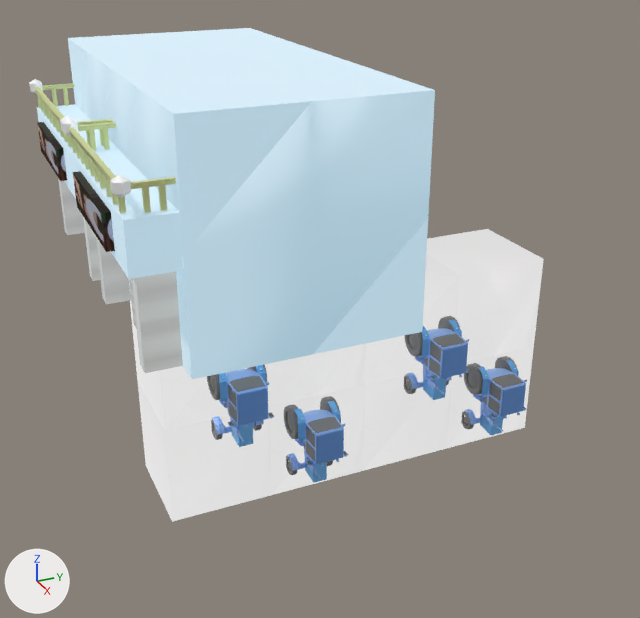
A saved change to the OBJ model static/models/1100_1001.obj.
The view is the same before and after, from a 50 mm camera at (1.941, -0.883, 0.816) aimed at (0.071, -0.042, -0.12). Arrows for +X, +Y and +Z are at lower left; the lights stay in place. Where no turn or scale is listed for an object, it has been applied to the vertices. Vertices at the same position are counted once.

Names of what the first picture shows: '1100_1001'.
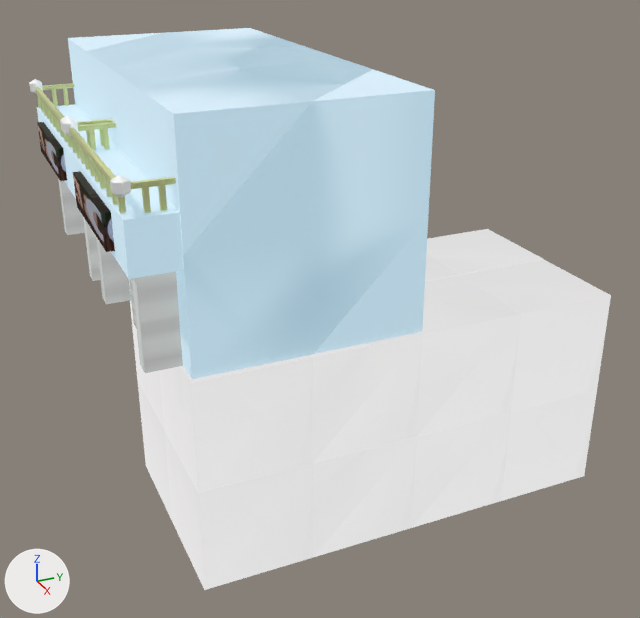
The newer file is also turned or shifted as a whole; pictures and numbers use the older file's frame.

What differs and where, as boxes [x1, y1, x2, y2] in the pictures (640 x 618 px):
'1100_1001', reshaped: before [29, 28, 544, 522]; after [29, 28, 611, 590]
part 1 of me_1100_1001, added: after [165, 390, 597, 590]
part 2 of me_1100_1001, added: after [159, 259, 611, 493]
part 3 of me_1100_1001, deleted: before [207, 316, 527, 482]

Diff of the bpy script that builds the scene:
```diff
--- a/static/models/1100_1001.obj.py
+++ b/static/models/1100_1001.obj.py
@@ me_1100_1001 @@
 # used by ob_1100_1001; location = (0.0, 0.0, 0.0)
-me_1100_1001.from_pydata(...)  # 11503 vertices, 10933 faces; spans x -0.505..0.507, y -0.616..0.493, z -0.502..0.5
-me_1100_1001.materials.append(mat_material_001)  # blue #97d5ff
-me_1100_1001.materials.append(mat_material_002)  # blue #8bb8ef
+me_1100_1001.from_pydata(...)  # 601 vertices, 875 faces; spans x -0.505..0.51, y -0.616..0.493, z -0.502..0.5
+# me_1100_1001 part 1: a new loose piece of 20 vertices spanning x 0.26..0.51, y -0.507..0.493, z -0.502..-0.252, in mat_putongde (picture img_wall_png)
+# me_1100_1001 part 2: a new loose piece of 20 vertices spanning x 0.26..0.51, y -0.507..0.493, z -0.253..-0.003, in mat_putongde (picture img_wall_png)
+# me_1100_1001 part 3: 99 loose pieces with 10752 vertices, spanning x 0.252..0.402, y -0.402..0.395, z -0.44..-0.095, are deleted
 me_1100_1001.materials.append(mat_material_003)
-me_1100_1001.materials.append(mat_material_004)  # blue #d3e4ff
-me_1100_1001.materials.append(mat_material_005)  # blue #bad7ff
-me_1100_1001.materials.append(mat_material_006)  # white #ffffff
 me_1100_1001.materials.append(mat_putongde)
```
